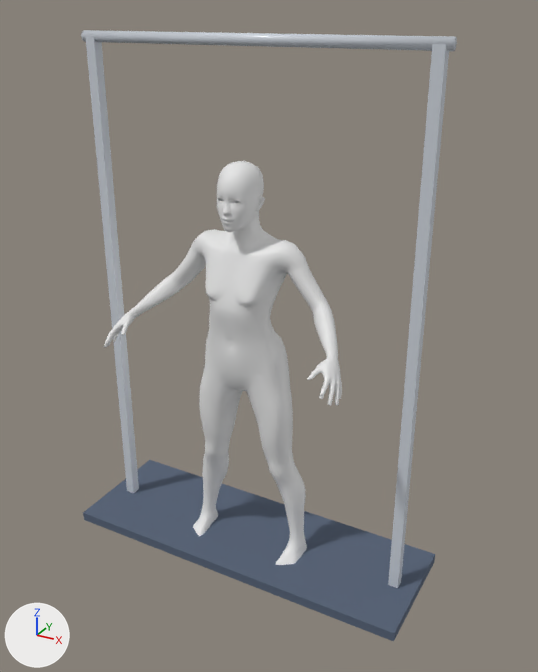
The glTF model public/models/pullup.glb as it was, and as the next commit left it.
Before and after are seen from a 50 mm camera at (1.35, -2.3, 2.15) aimed at (0.09, -0.01, 1.01). Every picture has the same lights, and +X, +Y and +Z are marked at lower left. The older version comes first. Vertices at exactly the same position are counted once.

In view in the first picture: 'Human', 'pullup_rig'.
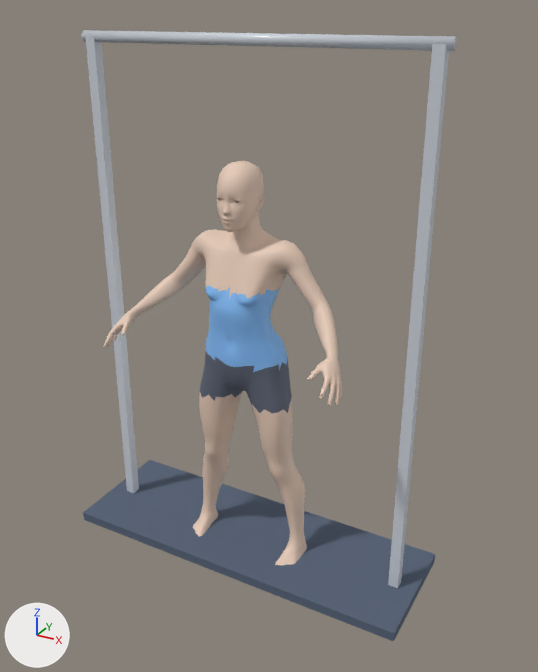
Location of each change, [x1, y1, x2, y2] in pixels of the pictures (538 x 672 px; the box of a moved part takes in the faces that stretch with it):
```json
{"object": "Human", "change": "reshaped", "before": [104, 161, 342, 565], "after": [103, 161, 342, 565]}
{"part": 1, "of": "me_base", "change": "moved or reshaped", "before": [104, 191, 341, 406], "after": [104, 191, 341, 405]}
{"part": 2, "of": "me_base", "change": "moved or reshaped", "before": [286, 526, 297, 547], "after": [281, 526, 299, 565], "on screen": "mostly hidden"}
{"part": 3, "of": "me_base", "change": "moved or reshaped", "before": [193, 495, 214, 526], "after": [193, 494, 214, 534], "on screen": "mostly hidden"}
{"part": 4, "of": "me_base", "change": "recoloured", "before": [104, 161, 342, 565], "after": [104, 161, 342, 565], "on screen": "white to beige"}
{"part": 5, "of": "me_base", "change": "recoloured", "before": [200, 352, 292, 413], "after": [200, 352, 292, 413], "on screen": "white to greyish blue"}
{"part": 6, "of": "me_base", "change": "recoloured", "before": [206, 285, 287, 372], "after": [206, 285, 287, 372], "on screen": "white to blue"}
```

Scene script edits in JSON lines:
```json
{"op": "add", "block": "mat_top", "code": ["mat_top = principled_material('top')", "mat_top.base_color = (0.25, 0.55, 1.0)  # blue #89c4ff", "mat_top.roughness = 0.55"]}
{"op": "add", "block": "mat_skin", "code": ["mat_skin = principled_material('skin')", "mat_skin.base_color = (0.8, 0.6, 0.48)  # beige #e7cbb8", "mat_skin.roughness = 0.55"]}
{"op": "add", "block": "mat_shorts", "code": ["mat_shorts = principled_material('shorts')", "mat_shorts.base_color = (0.11, 0.13, 0.18)  # greyish blue #5d6576", "mat_shorts.roughness = 0.7"]}
{"block": "me_base", "where": "me_base.from_pydata(...)  # 6691 vertices, 13378 faces; spans x -0.5..0.5, y -0.32..0.1, z 0.0..1.67"}
{"block": "me_base", "where": "# used by ob_human; location = (0.0, 0.0, 0.0)"}
{"block": "me_base", "change": "me_base part 1: 139 vertices moved within x -0.49..0.49, y -0.31..0.03, z 0.95..1.58; 135 vertices removed from x -0.49..0.49, y -0.32..0.04, z 0.94..1.57; 135 vertices added at x -0.49..0.49, y -0.32..0.04, z 0.95..1.58"}
{"block": "me_base", "change": "me_base part 2: 36 vertices moved within x 0.18..0.26, y -0.18..0.01, z 0.01..0.08; 30 vertices removed from x 0.18..0.26, y -0.19..0.01, z 0.0..0.13; 30 vertices added at x 0.18..0.26, y -0.19..0.01, z 0.01..0.14"}
{"block": "me_base", "change": "me_base part 3: 25 vertices moved within x -0.26..-0.18, y -0.18..0.01, z 0.01..0.08; 25 vertices removed from x -0.27..-0.18, y -0.19..0.01, z 0.0..0.13; 25 vertices added at x -0.27..-0.18, y -0.19..0.01, z 0.01..0.14"}
{"block": "me_base", "change": "me_base part 4: 8937 faces spanning x -0.5..0.5, y -0.32..0.06, z 0.0..1.67 switch from no material to mat_skin (beige #e7cbb8)"}
{"block": "me_base", "change": "me_base part 5: 622 faces spanning x -0.2..0.2, y -0.14..0.1, z 0.7..0.96 switch from no material to mat_shorts (greyish blue #5d6576)"}
{"block": "me_base", "change": "me_base part 6: 1025 faces spanning x -0.17..0.17, y -0.16..0.09, z 0.88..1.24 switch from no material to mat_top (blue #89c4ff)"}
```
